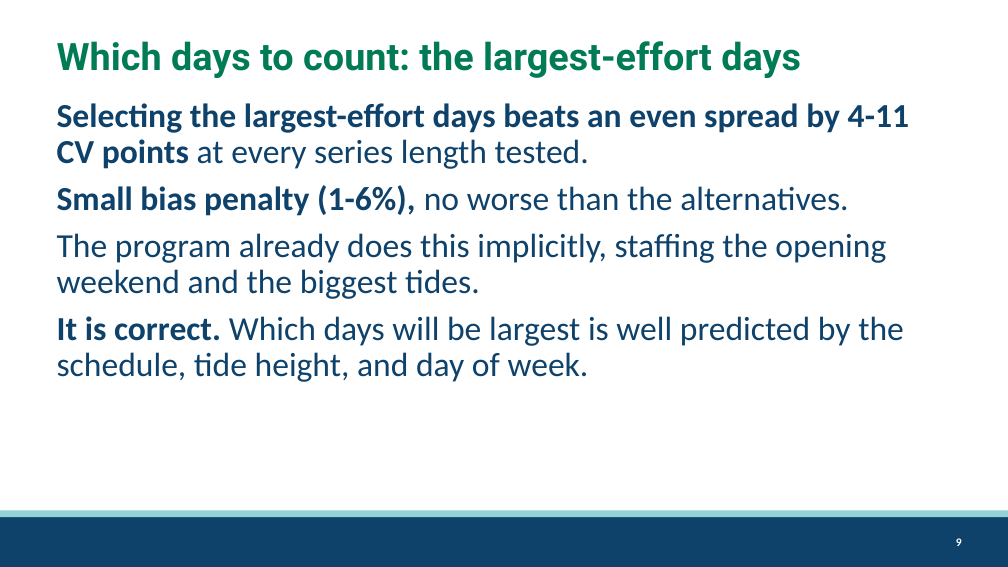
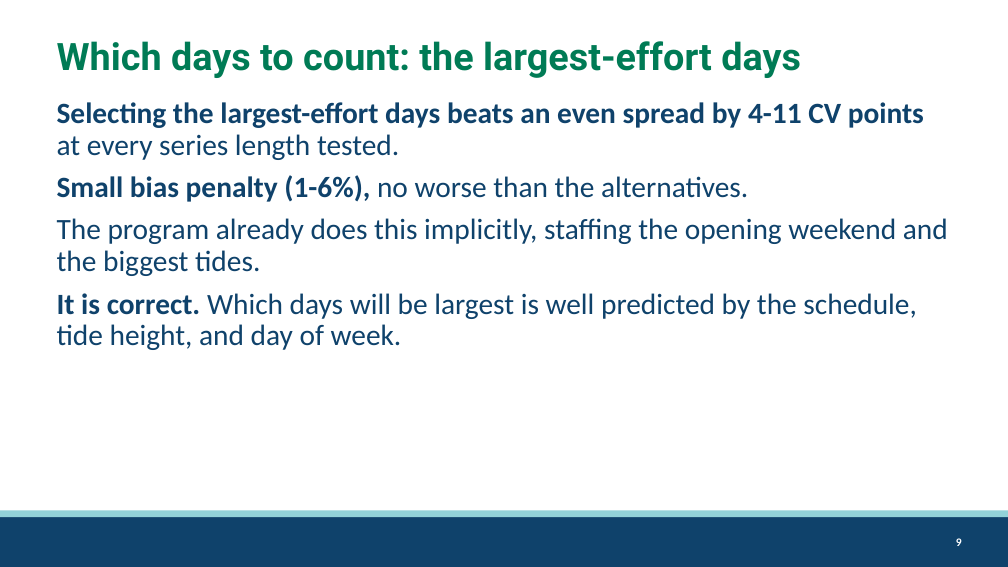
Before and after one commit to mattgeorgephd/razor-clam-harvest-monitoring, a slide deck: slide 9 of 07_presentations/razor-clam-sampling-design.pptx. Drawn at 1008x567 pixels with LibreOffice and Linux fonts; fonts in the diff are those of the drawing; background and template pictures are left out. Boxes give left, top, right and bottom in pixels: in the first picture for what was removed or moved away, otherwise in the second. Text is boxed around its words. In the diff, an @@ line names an element or a change of style, - is before the commit and + after.

```diff
--- a/07_presentations/razor-clam-sampling-design.pptx
+++ b/07_presentations/razor-clam-sampling-design.pptx
@@ text "Selecting the largest-effort days beats ..." at [57, 102, 948, 350]: size 32 to 28 pt @@
```
Also in this commit, not shown: 1 other slide changed.
